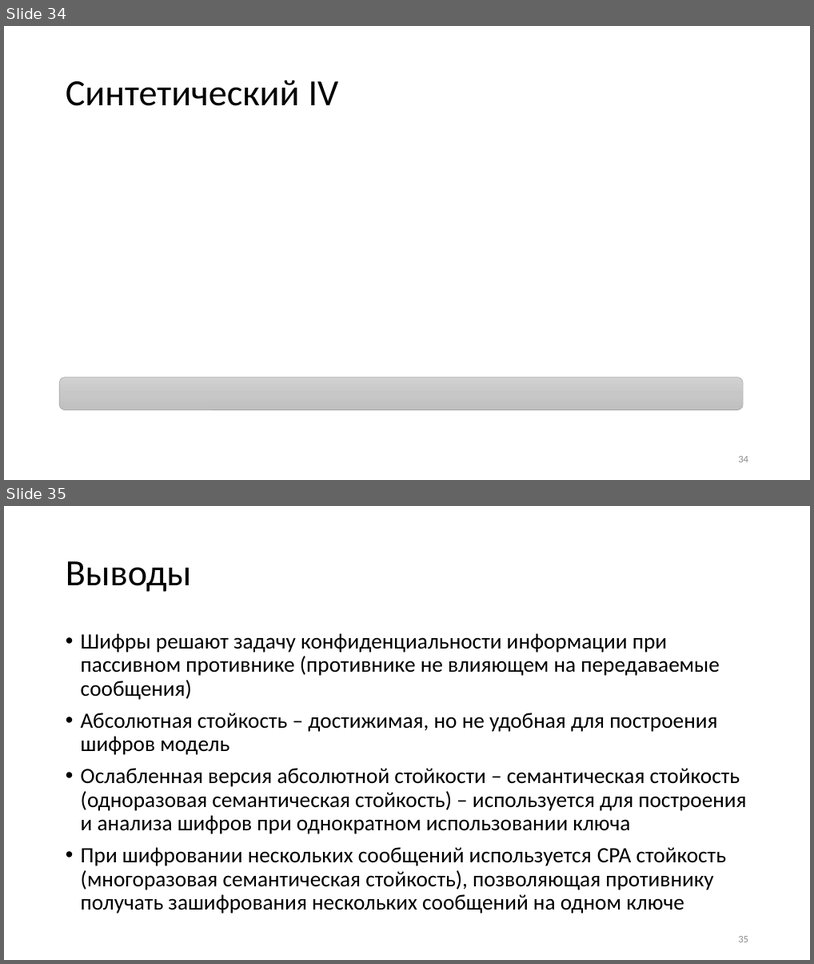
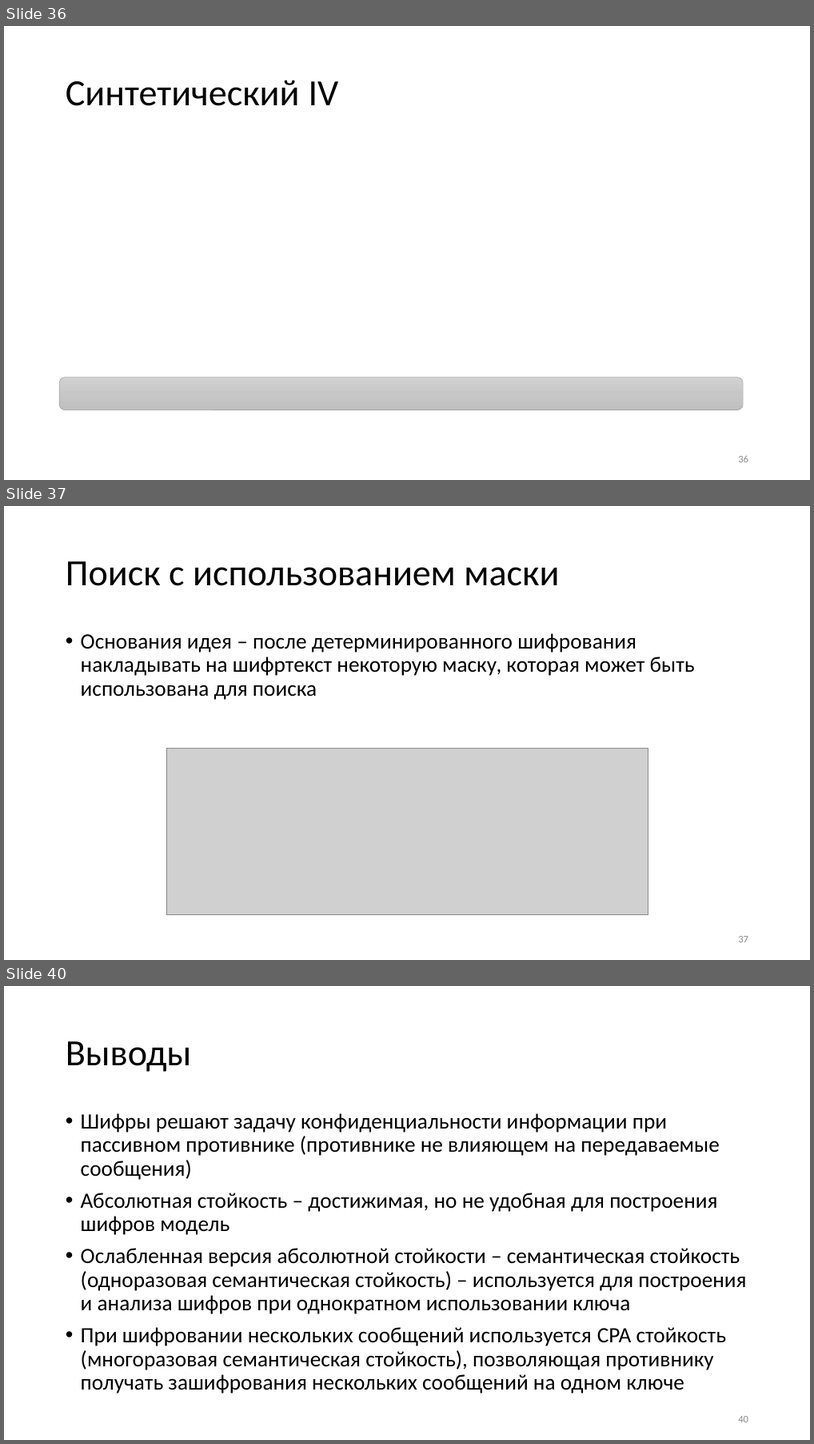
Before and after one commit to GeorgyFirsov-s-forks/CryptoLectures, a slide deck: Lectures/Lecture8.pptx. Shown one above the other, each under a label of ours: slides 34 and 35 before the commit, slides 36, 37 and 40 after it; the slides between them are not shown. The pictures are 814x964 and 814x1444 pixels, drawn with LibreOffice and Linux fonts; fonts in the diff are those of the drawing; grey boxes stand for pictures. Boxes give left, top, right and bottom in pixels: in the first picture for what was removed or moved away, otherwise in the second. Text is boxed around its words. In the diff, an @@ line names an element or a change of style, - is before the commit and + after.

```diff
--- a/Lectures/Lecture8.pptx
+++ b/Lectures/Lecture8.pptx
@@ slide 37 added at (x1=4, y1=506, x2=810, y2=960), background #FFFFFF @@
@@ title added at (x1=66, y1=561, x2=559, y2=586), 44 pt, text #000000 @@
+Поиск с использованием маски
@@ text added at (x1=81, y1=633, x2=695, y2=700), 26 pt, text #000000 @@
+• Основания идея – после детерминированного шифрования накладывать на шифртекст некоторую маску, которая может быть использована для поиска
@@ picture added at (x1=166, y1=748, x2=648, y2=914) @@
@@ page number added at (x1=738, y1=936, x2=749, y2=942), 12 pt, text #8C8C8C @@
+37
@@ what was slide 34 is now slide 36 @@
@@ page number at (x1=738, y1=455, x2=749, y2=462): text changed @@
-34
+36
@@ what was slide 35 is now slide 40 @@
@@ page number at (x1=738, y1=1416, x2=749, y2=1422): text changed @@
-35
+40
```
Also in this commit, not shown: 4 slides changed, 4 other slides added, 3 other files.
